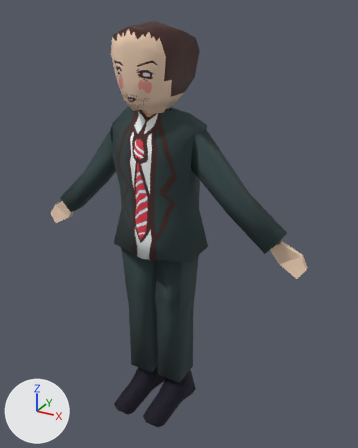
The glTF model InstanceScenes/York/York.glb: old version first, new version second.
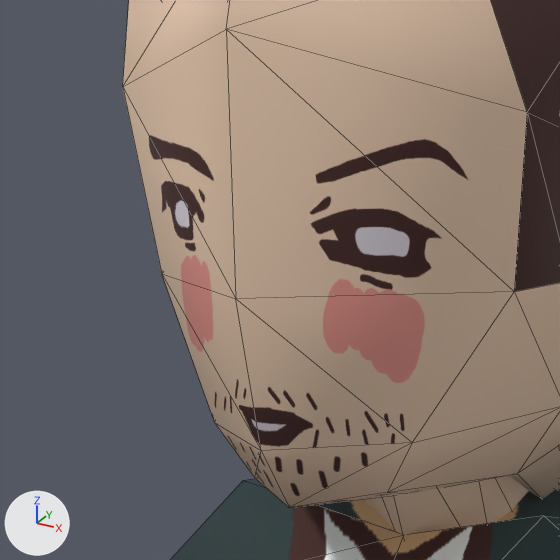
Each version appears first whole from a 50 mm lens placed at (3.28, -5.33, 5.67), pointed at (0.3, 0.09, 2.96), and next in a close-up on the part from 26% to 48% of the width and 9% to 26% of the height. The axes (+X, +Y, +Z) are drawn at lower left. The lights are the same throughout. The close-ups show mesh edges as thin lines. Vertices at the same position are counted once.

In view in the first close-up: 'Cooper'.
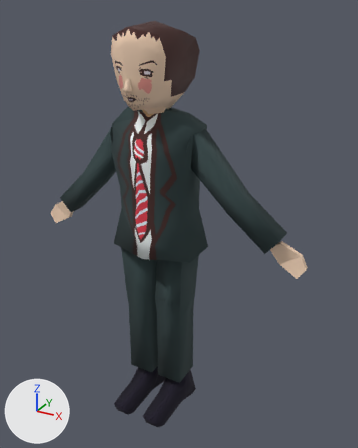
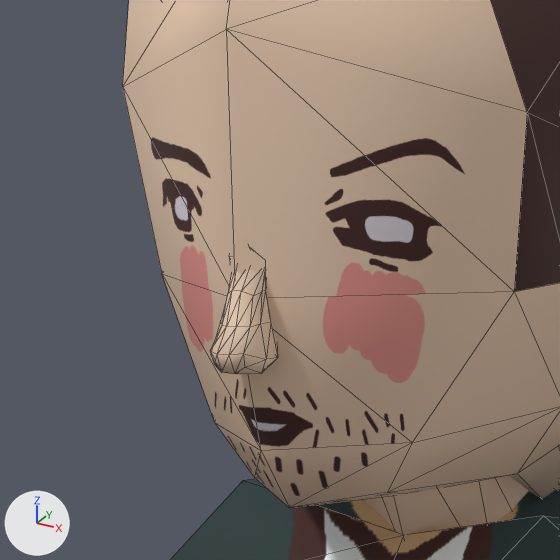
Location of each change, (x1, y1, x2, y2) in pixels of the close-ups (560 x 560 px):
'Cube', added (beige)
    after: (210, 270, 278, 374)
part 1 of me_cylinder, surface changed
    before: (123, 29, 527, 299)
    after: (123, 29, 527, 298)

The edits, one by one:
me_cylinder has 455 vertices, 746 faces and spans x -1.97..2.08, y -0.45..0.73, z -2.87..2.67.
me_cylinder is used by ob_cooper; location (0.007, -0.292, 2.842).
me_cylinder part 1: texture (UV) coordinates of 4 of 746 faces, centred in x -0.24..0.23, y -0.21..-0.12, z 2.13..2.26, changed; they spanned u 0.04..0.89, v 0.54..0.84 and now span u 0.02..0.91, v 0.52..0.86.
Mesh me_cube is new.
It has 68 vertices, 132 faces and spans x -0.098..0.624, y -1.987..-1.612, z -0.166..0.532.
It uses material mat_skin (beige #f0d1b6).
Object 'Cube' (ob_cube) is new; it shows me_cube.
Its location is (0.038, -1.142, 4.946).
Its scale is (-0.142, -0.321, -0.321).
